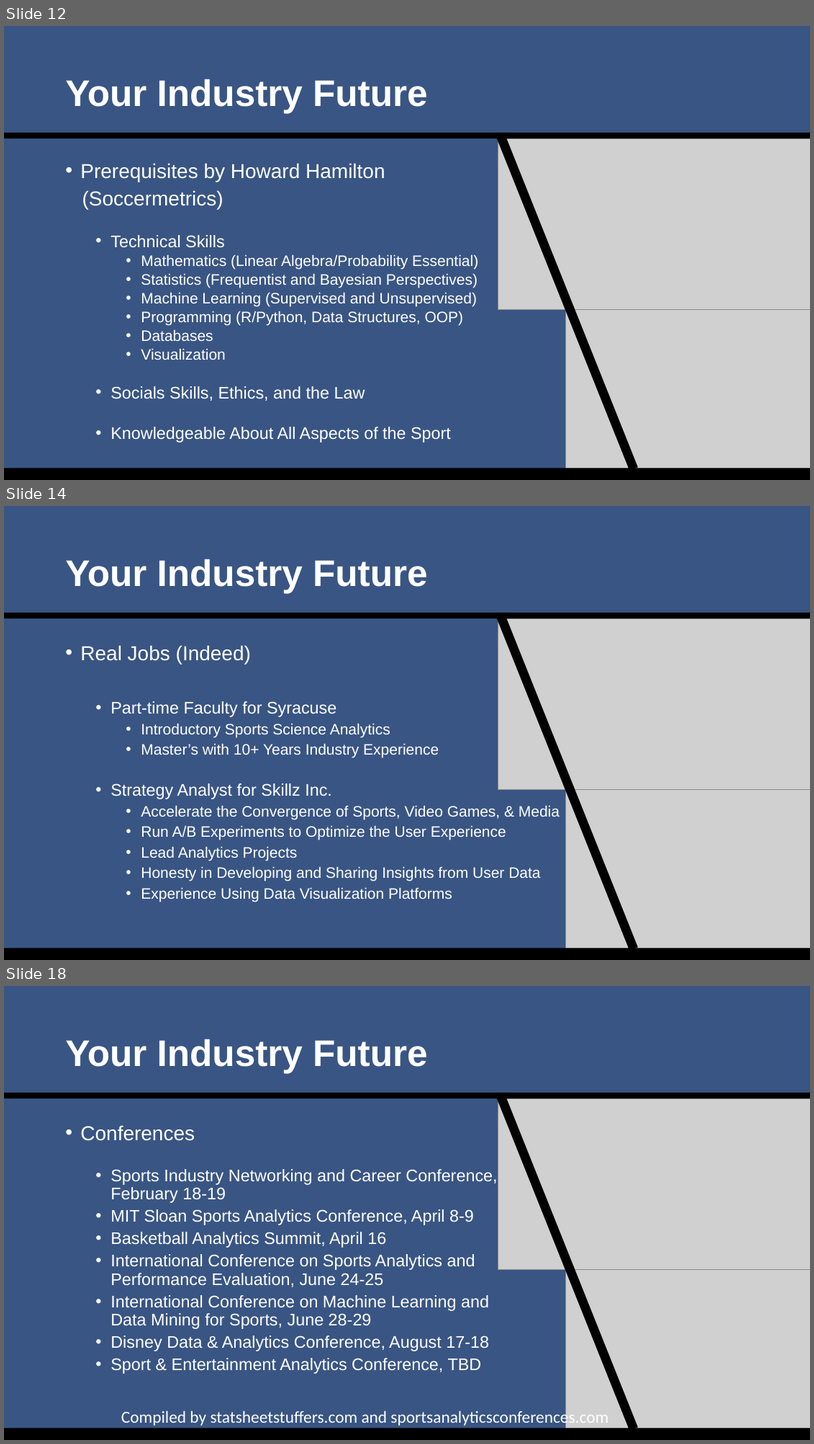
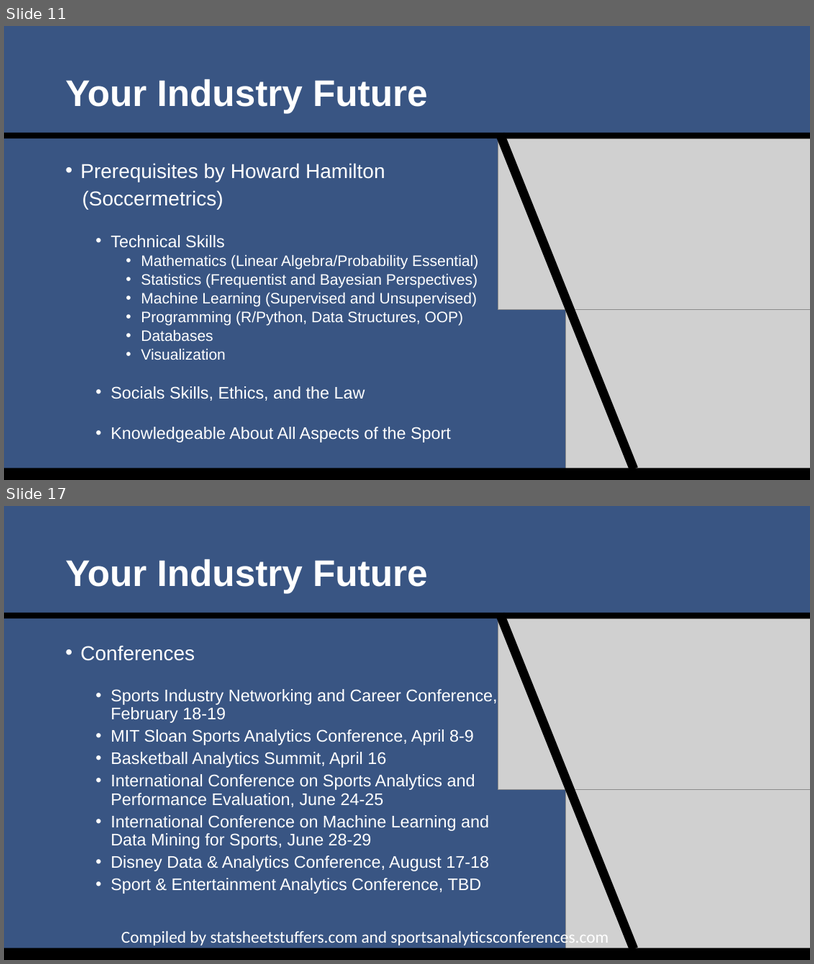
Before and after one commit to SuperMarioGiacomazzo/STOR538_WEBSITE, a slide deck: Slides/Sports Analytics 3/Sports_Analytics_3_Lecture.pptx. Shown one above the other, each under a label of ours: slides 12, 14 and 18 before the commit, slides 11 and 17 after it; the slides between them are not shown. The pictures are 814x1444 and 814x964 pixels, drawn with LibreOffice and Linux fonts; fonts in the diff are those of the drawing; grey boxes stand for pictures. Boxes give left, top, right and bottom in pixels: in the first picture for what was removed or moved away, otherwise in the second. Text is boxed around its words. In the diff, an @@ line names an element or a change of style, - is before the commit and + after.

```diff
--- a/Slides/Sports Analytics 3/Sports_Analytics_3_Lecture.pptx
+++ b/Slides/Sports Analytics 3/Sports_Analytics_3_Lecture.pptx
@@ slide 14 removed at [4,506,810,960], background #395583 @@
@@ title removed at [65,559,428,593] @@
-Your Industry Future
@@ rectangle removed at [4,613,810,618] @@
@@ rectangle removed at [496,613,638,951] @@
@@ picture removed at [498,618,810,790] @@
@@ text removed at [80,645,560,901] @@
-• Real Jobs (Indeed)
-  • Part-time Faculty for Syracuse
-    • Introductory Sports Science Analytics
-    • Master’s with 10+ Years Industry Experience
-  • Strategy Analyst for Skillz Inc.
-    • Accelerate the Convergence of Sports, Video Games, & Media
-    • Run A/B Experiments to Optimize the User Experience
-    • Lead Analytics Projects
-    • Honesty in Developing and Sharing Insights from User Data
-    • Experience Using Data Visualization Platforms
@@ picture removed at [566,789,810,960] @@
@@ rectangle removed at [4,947,810,960] @@
@@ what was slide 12 is now slide 11 @@
@@ what was slide 18 is now slide 17 @@
```
Also in this commit, not shown: 5 slides changed, 1 slide added, 1 other slide removed, 5 other files.
